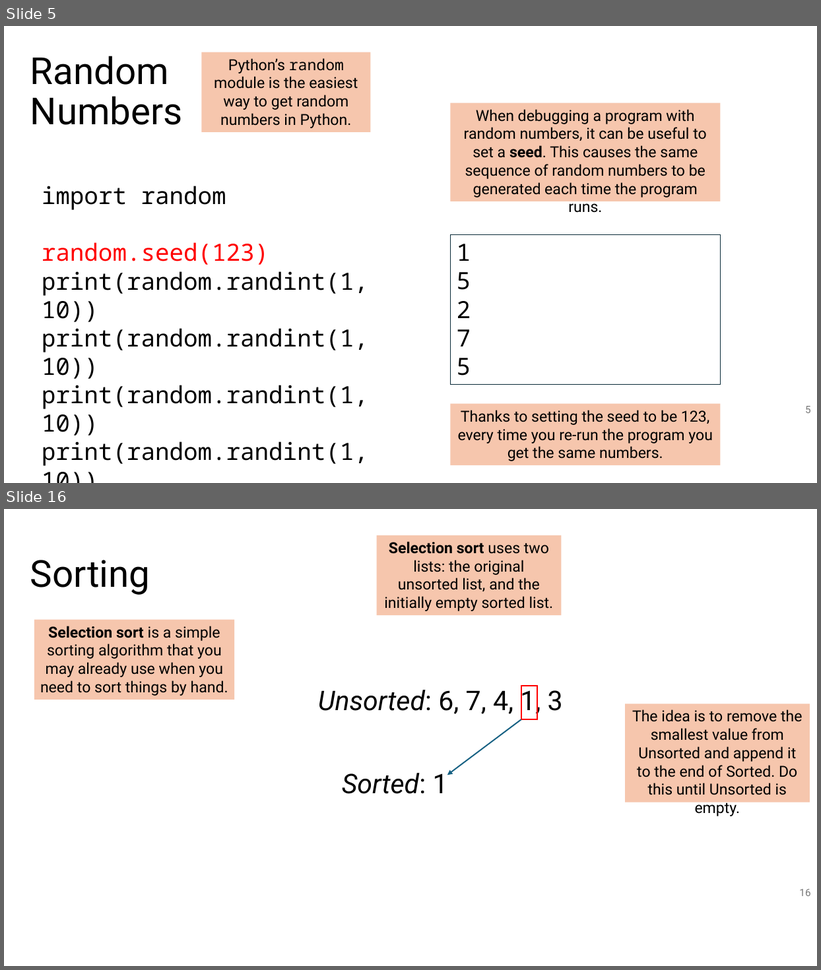
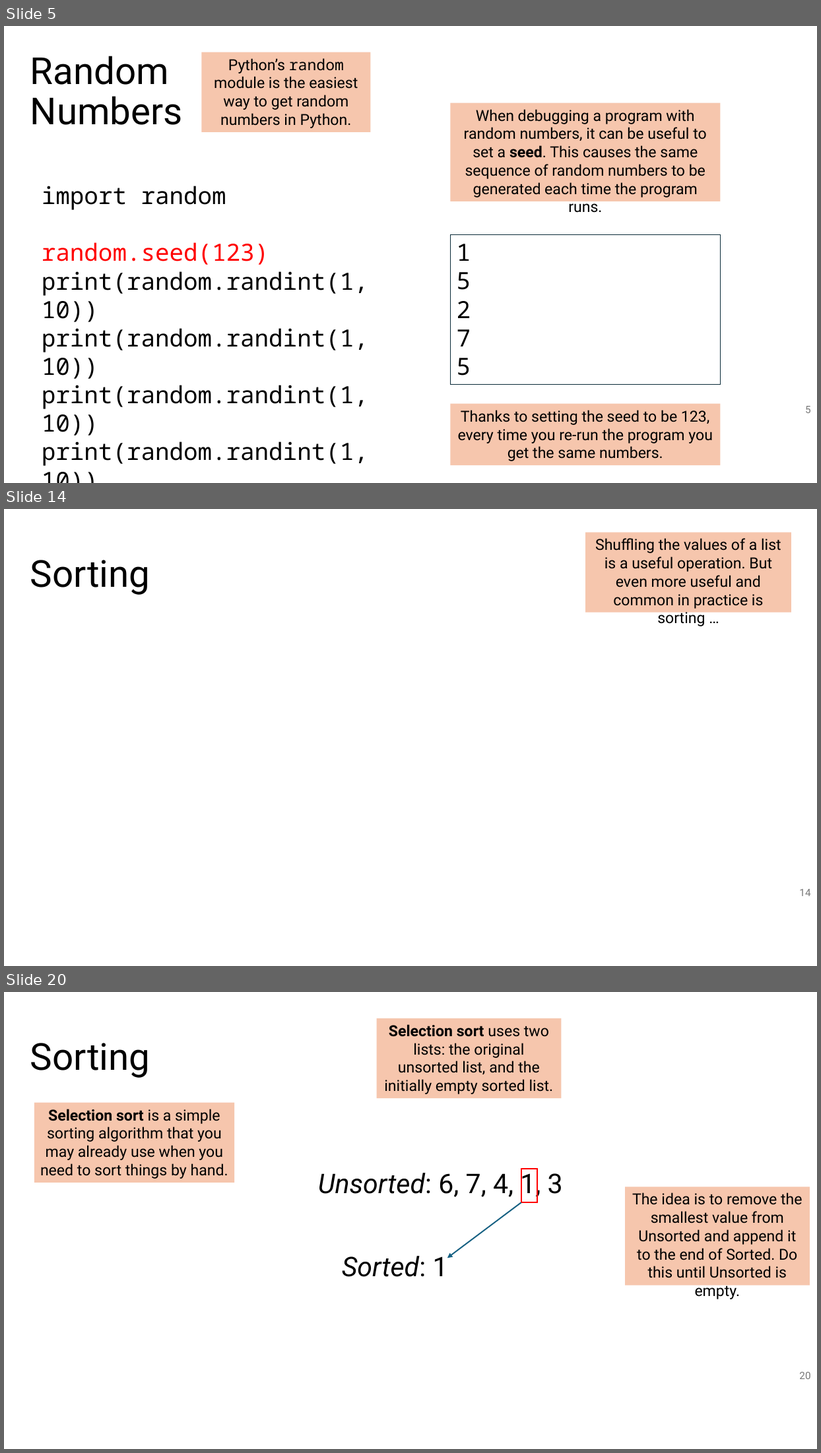
Before and after one commit to tjd1234/cmpt120fall2024, a slide deck: lecture_notes/chapter_algorithms/alg3_sorting/chapter_sorting.pptx. Shown one above the other, each under a label of ours: slides 5 and 16 before the commit, slides 5, 14 and 20 after it; the slides between them are not shown. The pictures are 821x970 and 821x1453 pixels, drawn with LibreOffice and Linux fonts; fonts in the diff are those of the drawing. Boxes give left, top, right and bottom in pixels: in the first picture for what was removed or moved away, otherwise in the second. Text is boxed around its words. In the diff, an @@ line names an element or a change of style, - is before the commit and + after.

```diff
--- a/lecture_notes/chapter_algorithms/alg3_sorting/chapter_sorting.pptx
+++ b/lecture_notes/chapter_algorithms/alg3_sorting/chapter_sorting.pptx
@@ slide 14 added at box(4, 509, 817, 966), background #FFFFFF @@
@@ rectangle added at box(586, 532, 792, 612), fill #F6C6AD, 18 pt, text #000000 @@
+Shuffling the values of a list is a useful operation. But even more useful and common in practice is sorting …
@@ title added at box(30, 560, 150, 595), 44 pt, text #000000 @@
+Sorting
@@ page number added at box(799, 889, 811, 896), 12 pt, text #797979 @@
+14
@@ what was slide 16 is now slide 20 @@
@@ page number at box(799, 1372, 811, 1379): text changed @@
-16
+20
```
Also in this commit, not shown: 14 slides changed, 3 other slides added, 2 other files.
